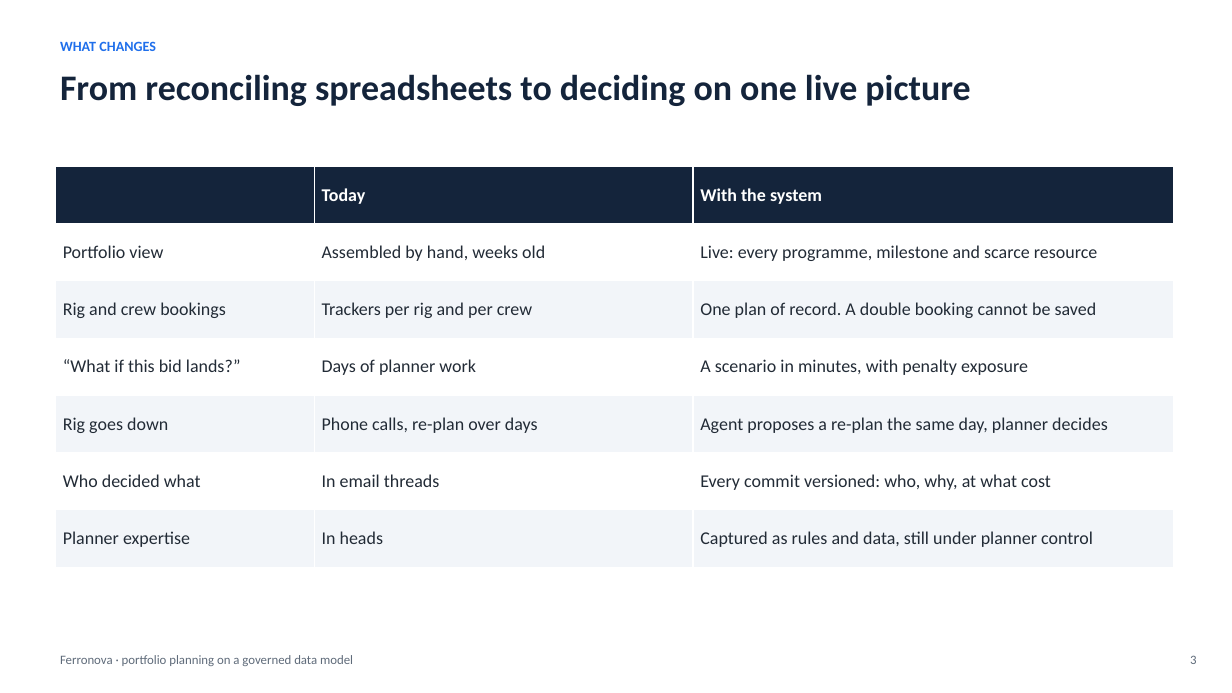
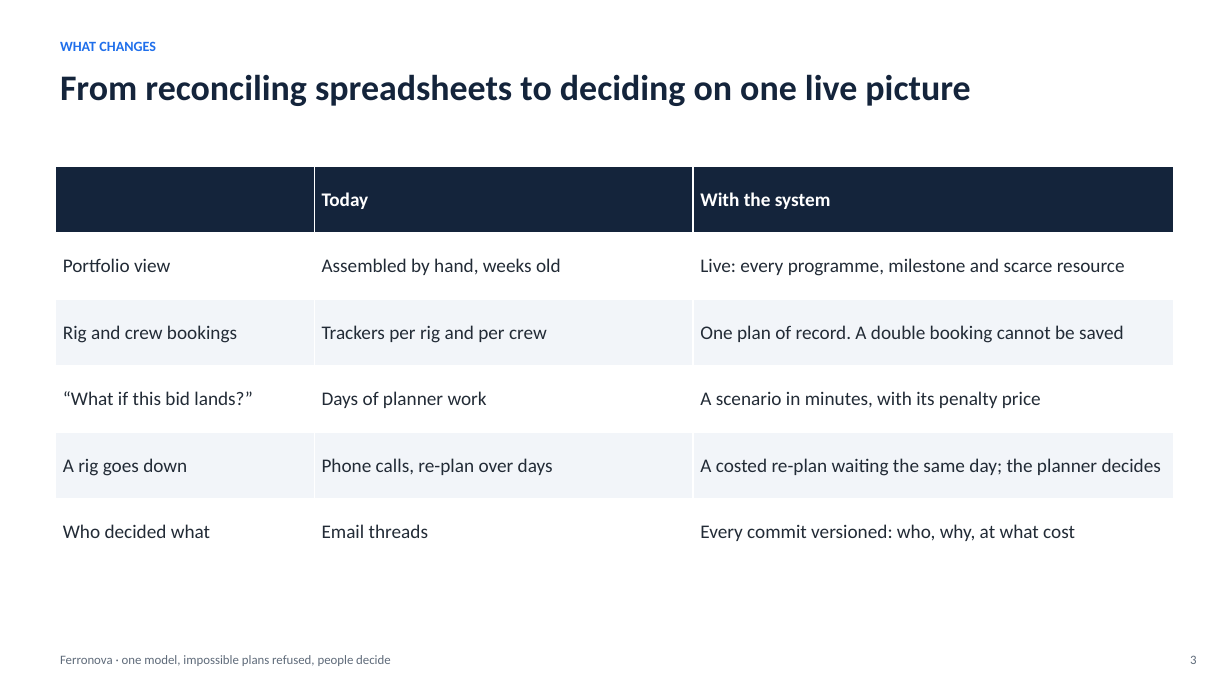
Before and after one commit to rpad300/ULTRA_IA_ASSISTANT, a slide deck: slide 3 of docs/ferronova-takehome/ferronova-pitch.pptx. Drawn at 1232x693 pixels with LibreOffice and Linux fonts; fonts in the diff are those of the drawing. Boxes give left, top, right and bottom in pixels: in the first picture for what was removed or moved away, otherwise in the second. Text is boxed around its words. In the diff, an @@ line names an element or a change of style, - is before the commit and + after.

```diff
--- a/docs/ferronova-takehome/ferronova-pitch.pptx
+++ b/docs/ferronova-takehome/ferronova-pitch.pptx
@@ table at (55, 166, 1174, 566) @@
-row 4: “What if this bid lands?” | Days of planner work | A scenario in minutes, with penalty exposure
-row 5: Rig goes down | Phone calls, re-plan over days | Agent proposes a re-plan the same day, planner decides
-row 6: Who decided what | In email threads | Every commit versioned: who, why, at what cost
-row 7: Planner expertise | In heads | Captured as rules and data, still under planner control
+row 4: “What if this bid lands?” | Days of planner work | A scenario in minutes, with its penalty price
+row 5: A rig goes down | Phone calls, re-plan over days | A costed re-plan waiting the same day; the planner decides
+row 6: Who decided what | Email threads | Every commit versioned: who, why, at what cost
@@ text at (60, 655, 391, 666): text changed @@
-Ferronova · portfolio planning on a governed data model
+Ferronova · one model, impossible plans refused, people decide
```
Also in this commit, not shown: 11 other slides changed, 4 slides added, 2 slides removed, 14 other files.
